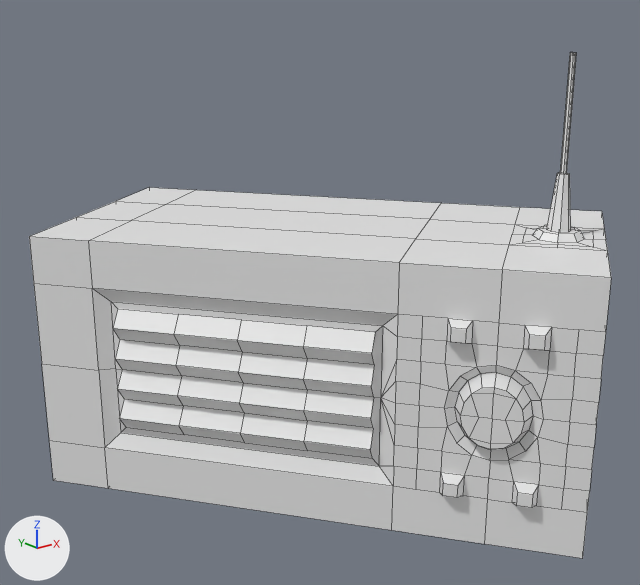
A saved change to the FBX model WhoTheCrap/Assets/Models/AppModels/radio.fbx.
Camera for both pictures: a 50 mm camera at (-0.937, -1.235, 2.773) aimed at (0.226, 0.219, 2.191). The axes (+X, +Y, +Z) are drawn at lower left. The lights are the same throughout. Mesh edges are drawn as thin lines. Where no turn or scale is listed for an object, it has been applied to the vertices.

Objects in the first picture: 'Radio'.
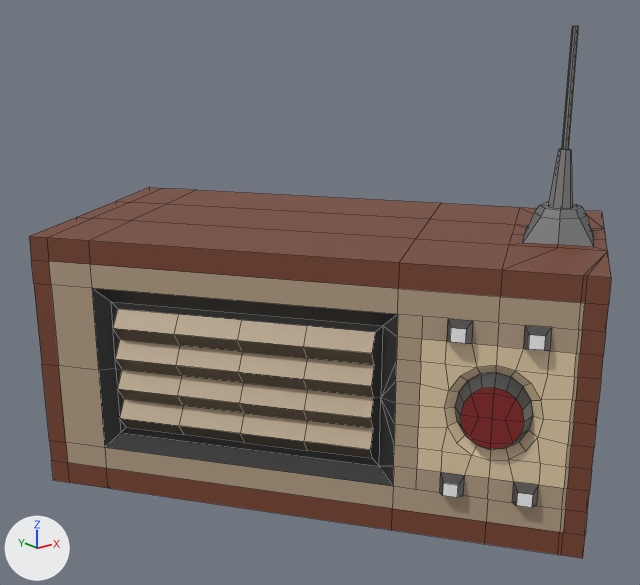
Boxes (x1, y1, x2, y2) around the edits, measured in the pictures (640 x 585 px):
'Radio', reshaped: before (29, 53, 611, 558); after (29, 26, 611, 558)
part 1 of me_cube_002, built on: before (29, 53, 611, 558); after (29, 26, 611, 558)
part 2 of me_cube_002, recoloured (white to beige): (88, 190, 607, 509) in both

Diff of the bpy script that builds the scene:
```diff
--- a/WhoTheCrap/Assets/Models/AppModels/radio.fbx.py
+++ b/WhoTheCrap/Assets/Models/AppModels/radio.fbx.py
@@ img_apptexture_png @@
+img_apptexture_png = load_image('AppTexture.png', '../Characters_Base/Textures/AppTexture.png', 1024, 1024, 'sRGB')
@@ mat_citymaterial @@
+mat_citymaterial = principled_material('CityMaterial')
+mat_citymaterial.texture = img_apptexture_png
@@ me_cube_002 @@
 # used by ob_radio; location = (0.262, 0.221, 2.062)
-me_cube_002.from_pydata(...)  # 312 vertices, 285 faces; spans x -0.56..0.56, y -0.623..0.623, z -0.279..0.642
+me_cube_002.from_pydata(...)  # 395 vertices, 374 faces; spans x -0.56..0.56, y -0.623..0.623, z -0.279..0.69
+# me_cube_002 part 1
+# 55 faces are deleted
+# 49 vertices in x 0.229..0.331, y -0.435..-0.333, z 0.279..0.642 move by (0.0, 0.0, 0.048)
+# 7 vertices are added at x -0.235..0.41, y -0.513..0.481, z -0.279..0.279
+# 29 new vertices lie (0.0, 0.0, -0.05) away from vertices in x -0.56..0.56, y -0.623..0.623, z -0.18..0.279
+# 20 new vertices lie (-0.024, 0.032, 0.0) away from vertices in x 0.109..0.56, y -0.623..-0.294, z -0.279..0.279
+# 16 new vertices lie (0.024, -0.033, 0.0) away from vertices in x -0.56..-0.109, y 0.294..0.623, z -0.279..0.279
+# 11 new vertices lie (0.082, -0.112, 0.0) away from vertices in x 0.0..0.451, y -0.474..-0.145, z -0.279..0.279
+# 144 new faces join them
+# me_cube_002 part 2: 230 faces spanning x -0.56..0.451, y -0.586..0.623, z -0.279..0.69 switch from no material to mat_citymaterial (picture img_apptexture_png)
```
